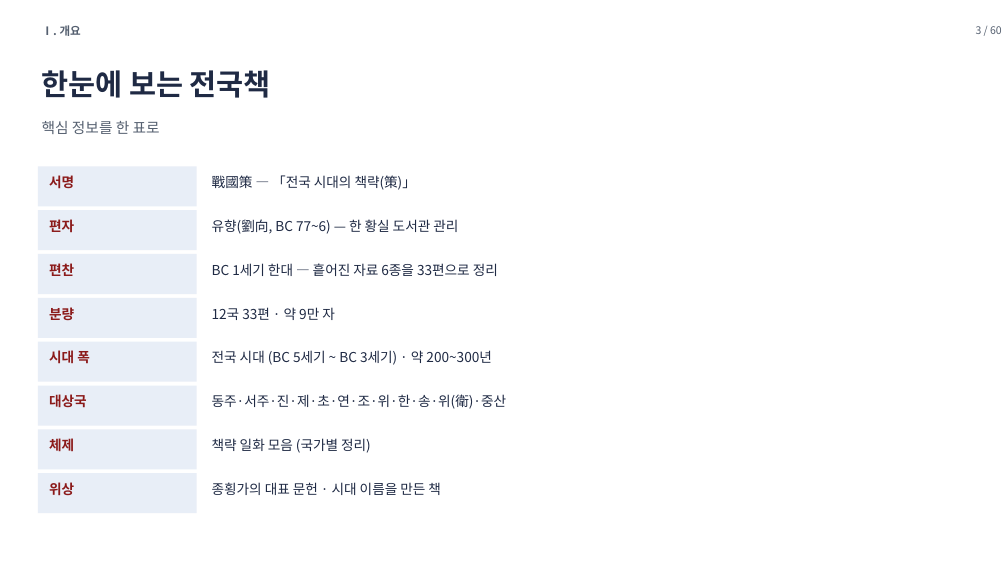
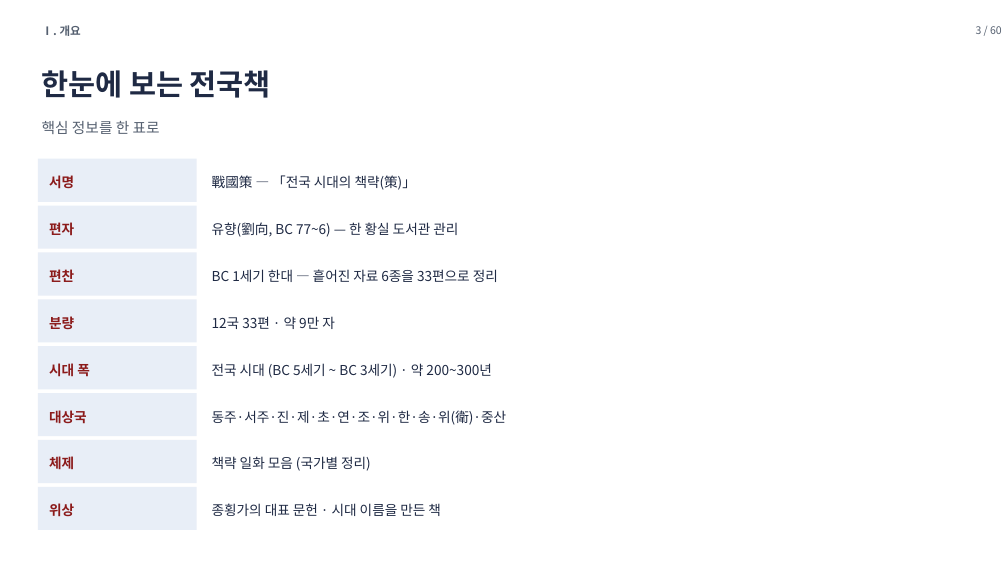
Before and after one commit to hpark1947/Oriental-Classics2, a slide deck: slide 3 of 발표자료/전국책.pptx. Drawn at 1008x567 pixels with LibreOffice and Linux fonts; fonts in the diff are those of the drawing. Boxes give left, top, right and bottom in pixels: in the first picture for what was removed or moved away, otherwise in the second. Text is boxed around its words. In the diff, an @@ line names an element or a change of style, - is before the commit and + after.

```diff
--- a/발표자료/전국책.pptx
+++ b/발표자료/전국책.pptx
@@ rectangle: place and size @@
-rectangle at [38, 166, 197, 206]
+rectangle at [38, 159, 197, 202]
@@ rectangle: place and size @@
-rectangle at [38, 210, 197, 250]
+rectangle at [38, 206, 197, 249]
@@ rectangle: place and size @@
-rectangle at [38, 298, 197, 338]
+rectangle at [38, 299, 197, 343]
@@ rectangle: place and size @@
-rectangle at [38, 342, 197, 382]
+rectangle at [38, 346, 197, 389]
@@ rectangle: place and size @@
-rectangle at [38, 386, 197, 426]
+rectangle at [38, 393, 197, 436]
@@ 2 texts, 1 rectangle: place and size @@
-2 texts, 1 rectangle at [38, 430, 441, 495]
+2 texts, 1 rectangle at [38, 440, 441, 516]
@@ text "체제": place and size @@
-text "체제" at [49, 438, 74, 451]
+text "체제" at [49, 456, 74, 469]
@@ rectangle: place and size @@
-rectangle at [38, 473, 197, 513]
+rectangle at [38, 487, 197, 530]
@@ vertical alignment top to middle in 15 elements at [212, 316, 335, 329], [212, 269, 498, 282], [212, 363, 491, 378], [212, 222, 458, 237], [212, 410, 507, 425], [49, 222, 74, 236], [49, 269, 74, 282], [212, 456, 371, 471], [49, 175, 74, 189], [49, 316, 74, 329], [212, 503, 441, 516], [49, 363, 90, 377], [49, 410, 87, 424], [49, 456, 74, 469], [49, 503, 74, 517] @@
@@ text "위상": place and size @@
-text "위상" at [49, 482, 74, 496]
+text "위상" at [49, 503, 74, 517]
```
Also in this commit, not shown: 58 other slides changed, 1 other file.
